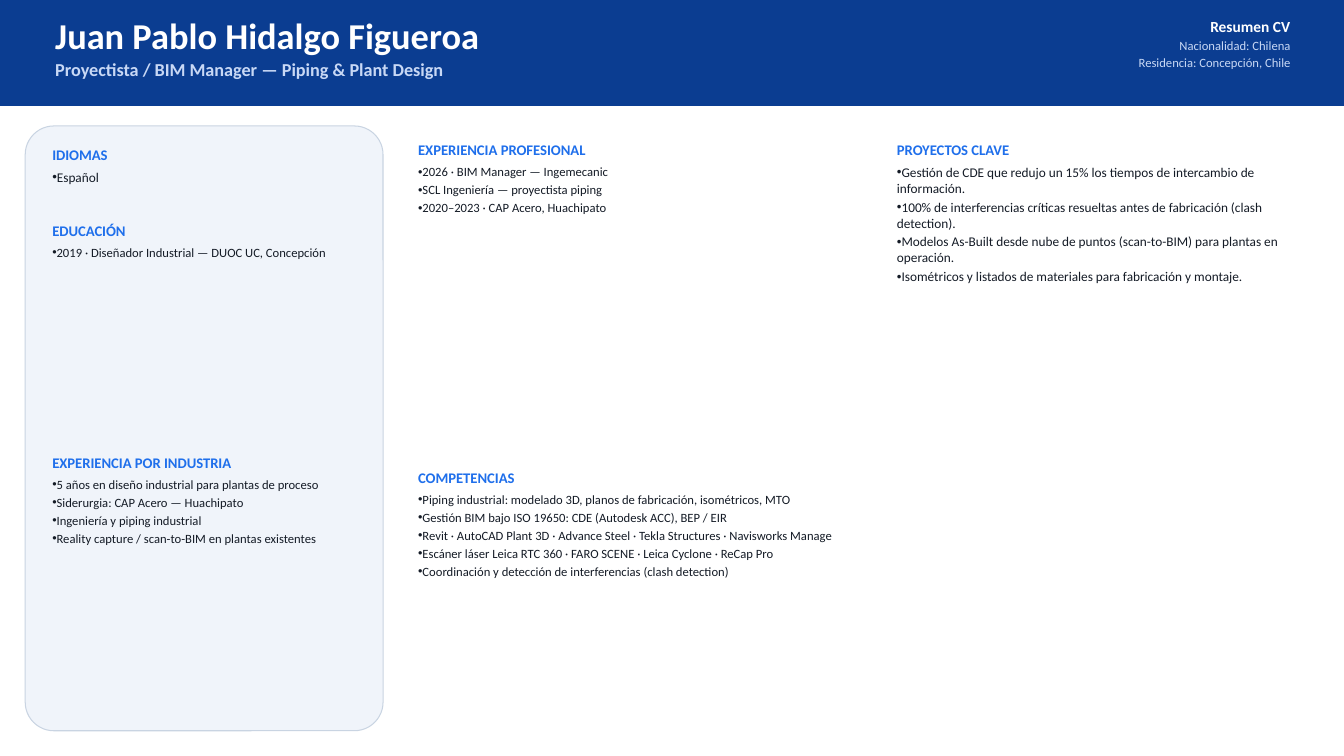
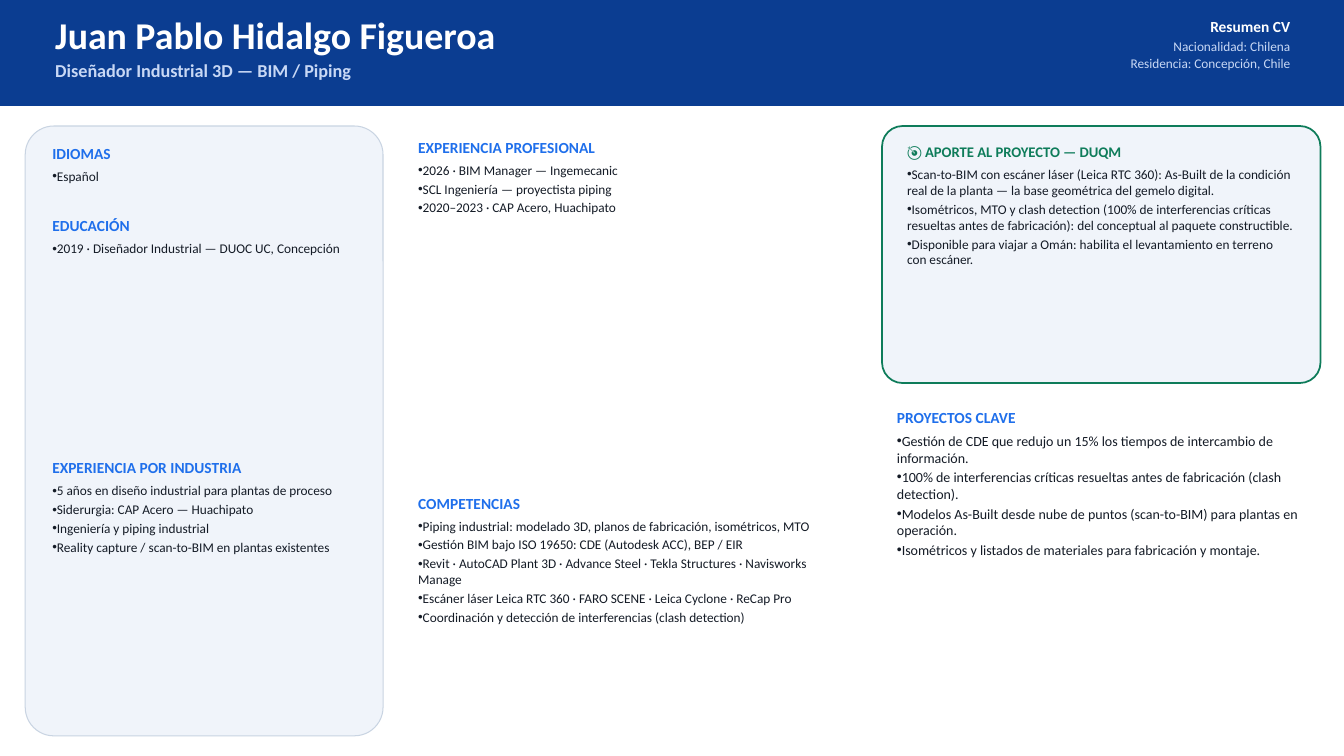
Before and after one commit to jjuri-socialmining/_DemoCustomerOps, a slide deck: slide 7 of web/og-b0d2f7a3-files/Sigma-Digital-Twins-Equipo-Duqm-ES.pptx. Drawn at 1344x756 pixels with LibreOffice and Linux fonts; fonts in the diff are those of the drawing. Boxes give left, top, right and bottom in pixels: in the first picture for what was removed or moved away, otherwise in the second. Text is boxed around its words. In the diff, an @@ line names an element or a change of style, - is before the commit and + after.

```diff
--- a/web/og-b0d2f7a3-files/Sigma-Digital-Twins-Equipo-Duqm-ES.pptx
+++ b/web/og-b0d2f7a3-files/Sigma-Digital-Twins-Equipo-Duqm-ES.pptx
@@ text at bbox=[55, 22, 496, 56]: size 26 to 27 pt in "Juan Pablo Hidalgo Figueroa" @@
@@ text at bbox=[1131, 42, 1291, 70]: size 9 to 9.5 pt in "Nacionalidad: Chilena", "Residencia: Concepción, Chile" @@
@@ text at bbox=[55, 64, 351, 80]: text changed @@
-Proyectista / BIM Manager — Piping & Plant Design
+Diseñador Industrial 3D — BIM / Piping
@@ rounded rectangle: place and size @@
-rounded rectangle at bbox=[25, 126, 383, 731]
+rounded rectangle at bbox=[25, 126, 383, 736]
@@ text at bbox=[52, 149, 110, 159]: size 10.5 to 11 pt in "IDIOMAS" @@
@@ text "EXPERIENCIA PROFESIONAL" at bbox=[418, 143, 618, 214]: size 10.5 to 11 pt in "EXPERIENCIA PROFESIONAL"; size 9 to 9.5 pt in "2026 · BIM Manager — Ingemecanic", "SCL Ingeniería — proyectista piping", "2020–2023 · CAP Acero, Huachipato" @@
@@ rounded rectangle added at bbox=[882, 126, 1321, 383], fill #F0F4FA, outline #0E7C5A 1.25 pt @@
@@ text added at bbox=[907, 147, 1292, 264], 9.5 pt, text #141B26 @@
+🎯 APORTE AL PROYECTO — DUQM
+• Scan-to-BIM con escáner láser (Leica RTC 360): As-Built de la condición real de la planta — la base geométrica del gemelo digital.
+• Isométricos, MTO y clash detection (100% de interferencias críticas resueltas antes de fabricación): del conceptual al paquete constructible.
+• Disponible para viajar a Omán: habilita el levantamiento en terreno con escáner.
@@ text "EDUCACIÓN" at bbox=[52, 218, 340, 255]: size 10.5 to 11 pt in "EDUCACIÓN"; size 9 to 9.5 pt in "2019 · Diseñador Industrial — DUOC UC, ..." @@
@@ text "PROYECTOS CLAVE": place and size @@
-text "PROYECTOS CLAVE" at bbox=[897, 145, 1278, 284]
+text "PROYECTOS CLAVE" at bbox=[897, 413, 1297, 558]
@@ text "PROYECTOS CLAVE" at bbox=[897, 413, 1297, 558]: size 10.5 to 11 pt in "PROYECTOS CLAVE"; size 9.5 to 10 pt @@
@@ text "EXPERIENCIA POR INDUSTRIA" at bbox=[52, 463, 332, 554]: size 10.5 to 11 pt in "EXPERIENCIA POR INDUSTRIA"; size 9 to 9.5 pt in "5 años en diseño industrial para plantas ...", "Siderurgia: CAP Acero — Huachipato", "Ingeniería y piping industrial", "Reality capture / scan-to-BIM en plantas existentes" @@
@@ text "COMPETENCIAS": place and size @@
-text "COMPETENCIAS" at bbox=[418, 473, 832, 578]
+text "COMPETENCIAS" at bbox=[418, 499, 809, 624]
@@ text "COMPETENCIAS" at bbox=[418, 499, 809, 624]: size 10.5 to 11 pt in "COMPETENCIAS"; size 9 to 9.5 pt @@
```
Also in this commit, not shown: 9 other slides changed, 1 slide added, 2 other files.
